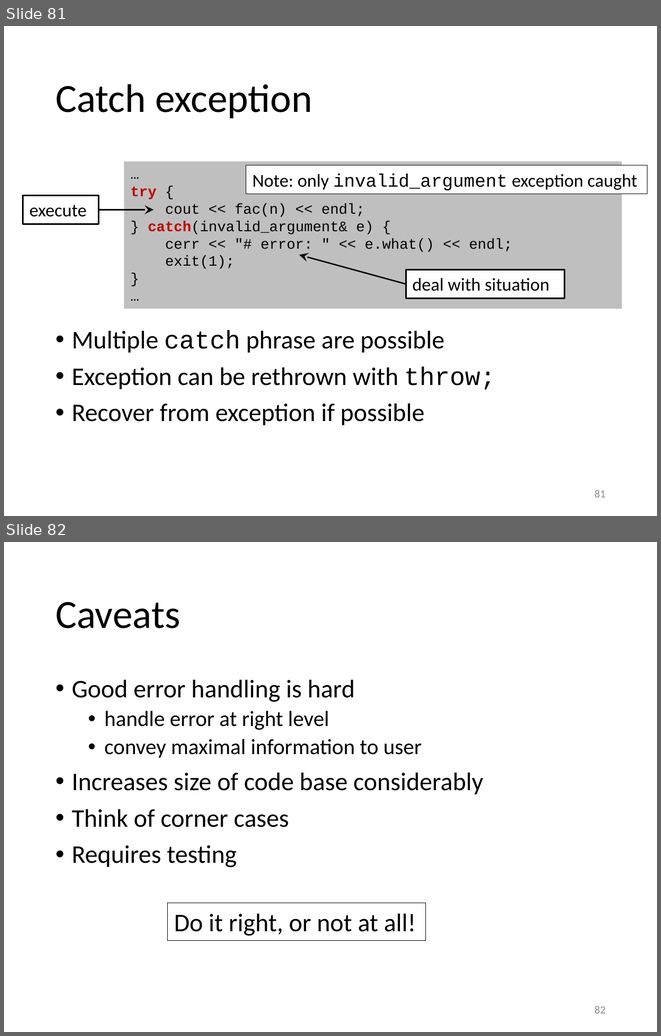
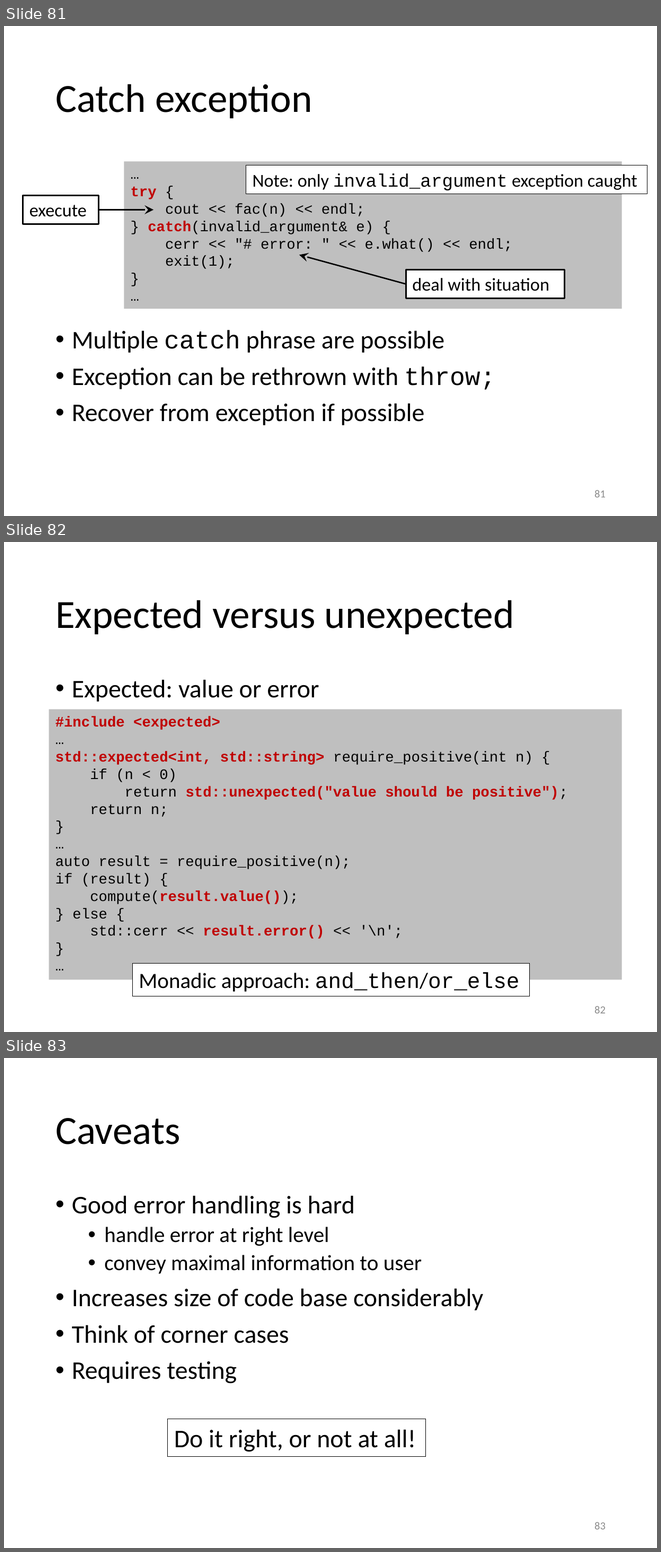
Before and after one commit to gjbex/Scientific-C-plus-plus, a slide deck: scientific_cpp.pptx. Shown one above the other, each under a label of ours: slides 81 and 82 before the commit, slides 81, 82 and 83 after it. The pictures are 661x1036 and 661x1552 pixels, drawn with LibreOffice and Linux fonts; fonts in the diff are those of the drawing. Boxes give left, top, right and bottom in pixels: in the first picture for what was removed or moved away, otherwise in the second. Text is boxed around its words. In the diff, an @@ line names an element or a change of style, - is before the commit and + after.

Commit message:
Add std::expected slide

```diff
--- a/scientific_cpp.pptx
+++ b/scientific_cpp.pptx
@@ slide 82 added at box(4, 542, 657, 1032), background #FFFFFF @@
@@ title added at box(55, 600, 514, 634), 44 pt, text #000000 @@
+Expected versus unexpected
@@ text added at box(72, 679, 319, 702), 28 pt, text #000000 @@
+• Expected: value or error
@@ rectangle added at box(49, 709, 621, 979), fill #BFBFBF, 16 pt, text #000000 @@
+#include <expected>
+…
+std::expected<int, std::string> require_positive(int n) {
+if (n < 0)
+return std::unexpected("value should be positive");
+return n;
+}
+…
+auto result = require_positive(n);
+if (result) {
+compute(result.value());
+} else {
+std::cerr << result.error() << '\n';
+}
+…
@@ rectangle added at box(133, 963, 530, 996), fill #FFFFFF, outline #000000 0.75 pt, 24 pt, text #000000 @@
+Monadic approach: and_then/or_else
@@ page number added at box(594, 1006, 606, 1013), 12 pt, text #8C8C8C @@
+82
@@ what was slide 82 is now slide 83 @@
@@ page number at box(594, 1522, 606, 1529): text changed @@
-82
+83
```
Also in this commit, not shown: 2 slides changed.
